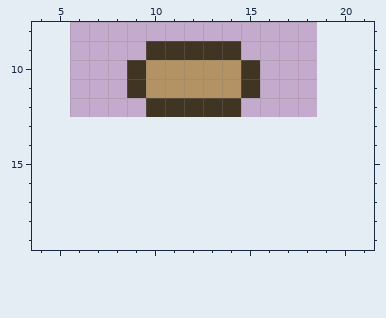
Two states of a pixel-art sprite, Icons/0.png. That is the earlier state.
The file is 13x13 pixels. Shown: x 4..21, y 8..19. The old version is drawn lined up with the new one, on the new canvas.
And afterwards:
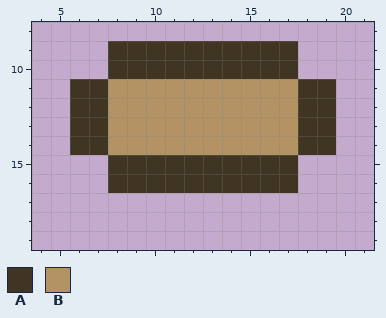
Palette (. is transparent): A #403423  B #b39263
The exact change:
canvas 13x13 -> 26x26, the old top-left corner now at 6,0
y 9: x 8..9 .. -> AA; x 15..17 ... -> AAA
y 10: x 8 . -> A; x 10..14 BBBBB -> AAAAA; x 16..17 .. -> AA
y 11: x 6..9 ...A -> AABB; x 15..19 A.... -> BBBAA
y 12: x 6..19 ....AAAAA..... -> AABBBBBBBBBBAA
y 13..14: x 6..19 .............. -> AABBBBBBBBBBAA
y 15..16: x 8..17 .......... -> AAAAAAAAAA
Pixel boxes of the changes (left, top, right, bottom) in both pictures:
changed: (70, 41, 336, 193)
